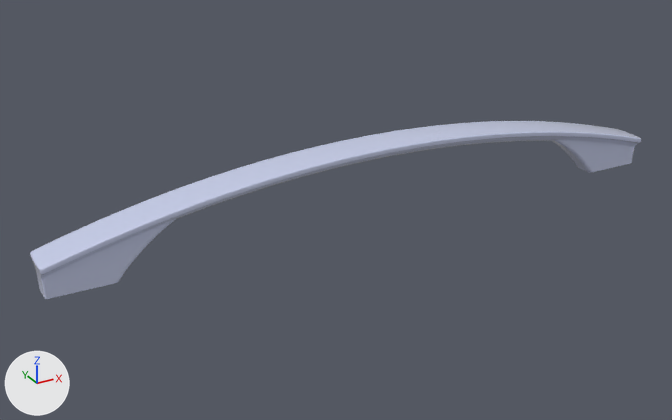
The glTF model totte.glb, before and after one commit.
Camera for both pictures: a 50 mm lens placed at (-0.196, -0.317, 0.166), pointed at (-0.019, 0.004, 0.006). Every picture has the same lights, and +X, +Y and +Z are marked at lower left. Where no turn or scale is listed for an object, it has been applied to the vertices.

In view in the first picture: 'color'.
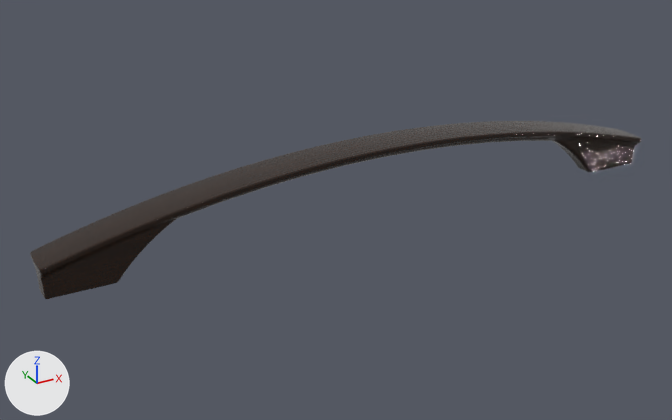
Where the change shows, as pixel boxes (x1, y1, x2, y2) in the pictures (672 x 420 px):
'color', recoloured (white to grey)
    both: (30, 121, 641, 299)

Diff of the bpy script that builds the scene:
```diff
--- a/totte.glb.py
+++ b/totte.glb.py
@@ img_image_0 @@
+img_image_0 = load_image('Image_0', '_unpacked/Image_0', 512, 512, 'sRGB')
@@ img_image_1 @@
+img_image_1 = load_image('Image_1', '_unpacked/Image_1', 512, 512, 'Non-Color')
@@ mat_unfinished_japanese_oak @@
+mat_unfinished_japanese_oak = bpy.data.materials.new('unfinished japanese oak')
+# colours: brown #c8a780
+# uses the picture img_image_0
+# uses the picture img_image_1
@@ me_mesh_0 @@
 me_mesh_0.from_pydata(...)  # 3921 vertices, 7722 faces; spans x -0.146..0.146, y -0.009..0.009, z 0.0..0.035
-me_mesh_0.materials.append(mat_color)  # white #ccd3f0
+me_mesh_0.materials.append(mat_unfinished_japanese_oak)
```
